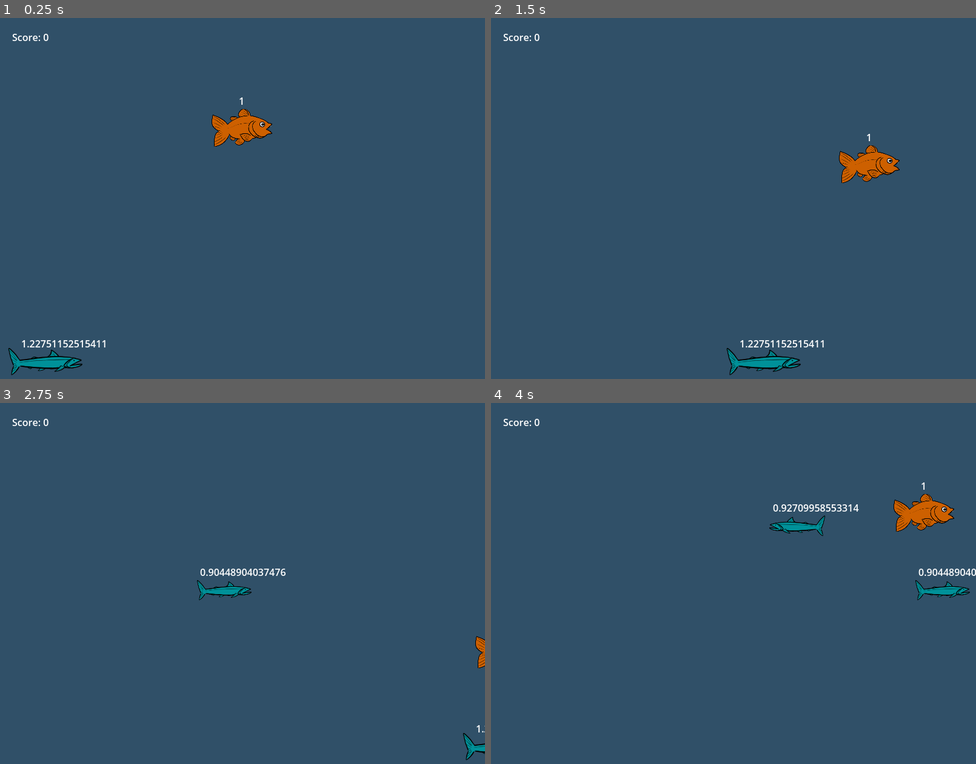
Above: before the commit, frames 1-4 (two rows, left to right).
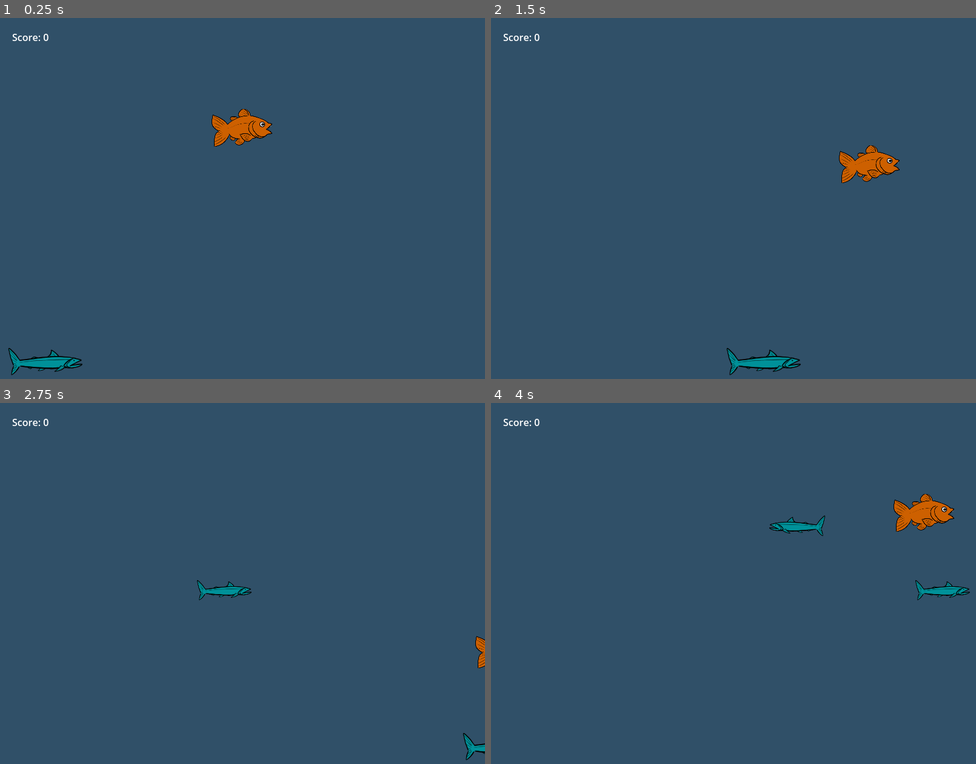
Above: after the commit, the same moments.

Repository: CatNine9/FishGame
Game: Godot game, scene res://Levels/Main.tscn
The game is run twice, just before and just after one commit, with the same random seed, the same clock (stepped at 60 frames per second) and the same inputs.
Inputs:
- Up to frame 1 (0.25 s): no input
- Up to frame 2 (1.5 s): hold Right (ui_right) 0.53-1.28 s; hold Down (ui_down) from 1.28 s (still down)
- Up to frame 3 (2.75 s): release Down (ui_down) at 2.03 s; hold Right (ui_right) from 2.03 s (still down)
- Up to frame 4 (4 s): release Right (ui_right) at 2.78 s; hold Up (ui_up) 2.78-3.53 s; hold Left (ui_left) from 3.53 s (still down)

The runs differ from the first frame. In frame 1, 0.2% of the frame differs, in the area x 4-50%, y 22-92%; in frame 2, 0.2%; in frame 3, 0.2%; in frame 4, 0.3%, in the area x 58-100%, y 22-48%.

Commit message:
Put together the most basic elements of the Main menu.
Not yet connected to script, no function.

Diff:
--- a/FishGame/Fish/Enemy.tscn
+++ b/FishGame/Fish/Enemy.tscn
@@ -18,6 +18,7 @@
 texture = ExtResource("1_s3fho")
 
 [node name="SizeLabel" type="Label" parent="."]
+visible = false
 offset_left = -40.0
 offset_top = -42.0
 offset_right = 40.0
--- a/FishGame/Fish/Player.tscn
+++ b/FishGame/Fish/Player.tscn
@@ -18,6 +18,7 @@
 texture = ExtResource("1_0oikl")
 
 [node name="SizeLabel" type="Label" parent="."]
+visible = false
 offset_left = -40.0
 offset_top = -55.0
 offset_right = 40.0
--- a/FishGame/Levels/Main.tscn
+++ b/FishGame/Levels/Main.tscn
@@ -6,12 +6,6 @@
 
 [node name="Main" type="Node"]
 script = ExtResource("1_x3kem")
-
-[node name="Player" parent="." instance=ExtResource("1_cvetj")]
-position = Vector2(399, 180)
-
-[node name="EnemySpawnDelay" type="Timer" parent="."]
-wait_time = 1.5
 
 [node name="ScoreLabel" type="Label" parent="."]
 offset_left = 20.0
@@ -46,4 +40,10 @@
 text = "PAUSE"
 script = ExtResource("3_ymtrg")
 
+[node name="Player" parent="." instance=ExtResource("1_cvetj")]
+position = Vector2(399, 180)
+
+[node name="EnemySpawnDelay" type="Timer" parent="."]
+wait_time = 1.5
+
 [connection signal="timeout" from="EnemySpawnDelay" to="." method="_on_enemy_spawn_delay_timeout"]
--- /dev/null
+++ b/FishGame/UI/MainMenu.tscn
@@ -0,0 +1,65 @@
+[gd_scene load_steps=2 format=3 uid="uid://cutqtpxte1qwl"]
+
+[sub_resource type="Theme" id="Theme_2qdnr"]
+
+[node name="MainMenu" type="Control"]
+layout_mode = 3
+anchors_preset = 15
+anchor_right = 1.0
+anchor_bottom = 1.0
+grow_horizontal = 2
+grow_vertical = 2
+
+[node name="Panel" type="ColorRect" parent="."]
+modulate = Color(0, 0.498039, 0.611765, 1)
+layout_mode = 1
+anchors_preset = 15
+anchor_right = 1.0
+anchor_bottom = 1.0
+grow_horizontal = 2
+grow_vertical = 2
+theme = SubResource("Theme_2qdnr")
+
+[node name="CenterContainer" type="CenterContainer" parent="."]
+layout_mode = 1
+anchors_preset = 15
+anchor_right = 1.0
+anchor_bottom = 1.0
+grow_horizontal = 2
+grow_vertical = 2
+
+[node name="MenuVbox" type="VBoxContainer" parent="CenterContainer"]
+layout_mode = 2
+
+[node name="StartButton" type="Button" parent="CenterContainer/MenuVbox"]
+layout_mode = 2
+text = "START GAME"
+
+[node name="SettingsButton" type="Button" parent="CenterContainer/MenuVbox"]
+layout_mode = 2
+text = "SETTINGS"
+
+[node name="LeaderBoardButton" type="Button" parent="CenterContainer/MenuVbox"]
+layout_mode = 2
+text = "LEADER BOARD"
+
+[node name="QuitButton" type="Button" parent="CenterContainer/MenuVbox"]
+layout_mode = 2
+text = "QUIT"
+
+[node name="TitleVbox" type="VBoxContainer" parent="."]
+layout_mode = 1
+anchors_preset = 5
+anchor_left = 0.5
+anchor_right = 0.5
+offset_left = -100.0
+offset_right = 100.0
+offset_bottom = 125.0
+grow_horizontal = 2
+
+[node name="TitleLabel" type="Label" parent="TitleVbox"]
+custom_minimum_size = Vector2(200, 125)
+layout_mode = 2
+text = "FISH GAME"
+horizontal_alignment = 1
+vertical_alignment = 2
